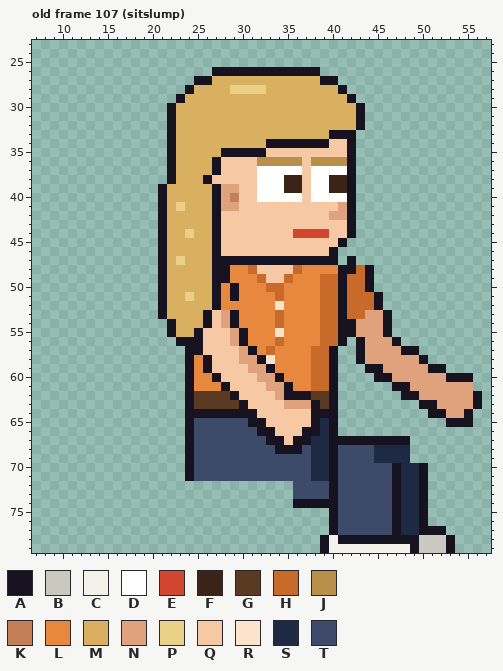
Pixel-art file -- sprites/clients/client_vetrec_b_right_anim.aseprite. The picture above was drawn from the file before the commit.
64x80 pixels, 129 frames. Colours within 5 levels of each other are drawn and written as one. Shown: old frame 107 (sitslump): x 7..57, y 23..79. The commit also changed other frames, which this record leaves out.
Visible layers, top first: "Arm Top", "Hair", "Face", "Watch", "Near Arm", "Collar", "Belt", "Shirt", "Body", "Back Arm", "Pants", "Shoes".
Palette (. is transparent): A #17121f  B #c9c9c0  C #f2f2ea  D #ffffff  E #d2452e  F #3a2418  G #5a3a22  H #c86a2a  J #b8904a  K #c47e58  L #e8883e  M #d8b060  N #e0a27c  P #ebd088  Q #f6c9a4  R #fce4cc  S #1e2a44  T #3e4a6a
Pixels before, old frame 107 (sitslump) (only the part around the change), first column x 16:
42 .....AMMMMMAQQQQQQQQQQQQNNA...............
43 .....AMMMMMAQQQQQQQQQQQQQQA...............
44 .....AMMPMMAQQQQQQQQEEEEQQA...............
45 .....AMMMMMAQQQQQQQQQQQQQA................
46 .....AMMMMMAQQQQQQQQQQQQA.................
47 .....AMPMMMAAAAAAAAAAAAAA.A...............
48 .....AMMMMMAALLHQQQQHLLLLAAHA.............
49 .....AMMMMMAALLLHQQHLLLHHAHHA.............
50 .....AMMMMMALALLLHHLLLLHHAHHA.............
51 .....AMMPMMALALLLLHLLLLHHAHHHA............
52 .....AMMMMMALLLLLLRLLLLHHAHHHA............
53 .....AMMMMAQNALLLLHLLLLHHAHHNNA...........
54 ......AMMMAQNALLLLHLLLLHHAANNNA...........
55 ......AMMAQQQNALLLRLLLLHHAANNNA...........
56 .......AAAQQQNALLLHLLLLHHA.ANNNA..........
57 ........AAQQQQNALHLLLLHHA..ANNNNAA........
58 ........ALAQQQNNARLLLLHHA..ANNNNNNA.......
59 ........ALAQQQQNNALLLLHHA...AANNNNNAA.....
60 ........ALLAQQQQNNALLLHHA....AANNNNNNAAA..
61 ........ALLLAQQQQNNALLHHA......AANNNNNNN..
62 ........AGGGGAQQQQNAAAGGA.......AANNNNNNA.
63 ........AGGGGGAQQQQNNNAGA.........AANNNNA.
64 ........AAAAAAAAQQQQQQAAA..........AANNA..
65 ........ATTTTTTAAQQQQQASA............AAA..
66 ........ATTTTTTTAAQQQAASA.................
67 ........ATTTTTTTTAAQAASSAAAAAAAAA.........
68 ........ATTTTTTTTTAAATSSATTTTSSSS.........
69 ........ATTTTTTTTTTTTTSSATTTTSSSS.........
70 ........ATTTTTTTTTTTTTSSATTTTTTASSA.......
71 ........ATTTTTTTTTTTTTSSATTTTTTASSA.......
72 ....................TTTTATTTTTTASSA.......
73 ....................TTTTATTTTTTASSA.......
74 ....................AAAAATTTTTTASSA.......
75 ........................ATTTTTTASSA.......
76 ........................ATTTTTTASSA.......
77 ........................ATTTTTTASSAAA.....
New version:
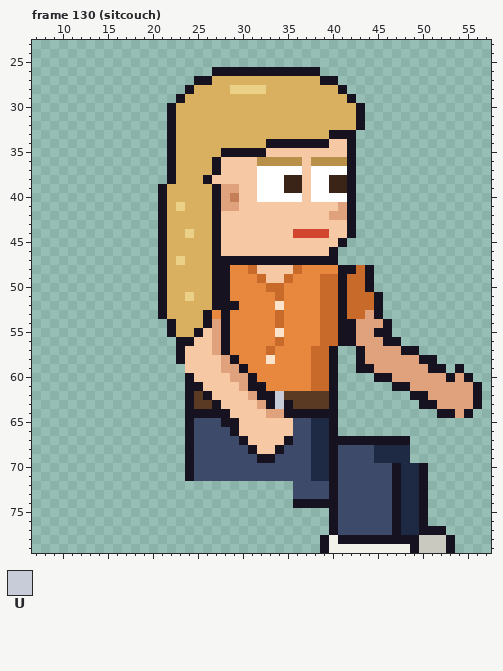
Colours new in this view: U #c8ccd8
A new or re-ordered frame is compared with the old frame closest to it.
Change:
frames 129 -> 135
Changed rows in their new state; - is an unchanged pixel.
Frame 130 (sitcouch) is new; against old frame 107 (sitslump), layers "Near Arm", "Back Arm":
first column x 23:
47 -------------------.--------------
50 -----AL---------------------------
51 -----AL---------------------------
52 -----AA---------------------------
53 ----LAL---------------A.----------
54 ----NAL---------------------------
55 ----NALL--------------A-----------
56 --Q-NALL-----------AN--A----------
57 AQQ-NALLL-------------------------
58 AQQQ-NALLL------------------A-----
59 -QQQ-NNALLL---------A-N--------A--
60 --QQQ-NNALLL-------------------N--
61 --AQQQ-NAALLL--------------------A
62 ---AQQQ-NAAUGGG----------.-A------
63 ----AQQQ-NAUAGGG------------------
64 ------QQQ-NNAAA-------------.-A---
65 -----AAQQQ---TTS--------------...-
66 ------AQQQQ--TTS------------------
67 -------AQQQQATT-------------------
68 --------AQQ-TT--------------------
69 ---------AA-----------------------
Pixel boxes of the changes (left, top, right, bottom) in both pictures:
erased: (347, 256, 356, 265)
changed: (176, 283, 320, 463)
changed: (347, 310, 482, 427)
